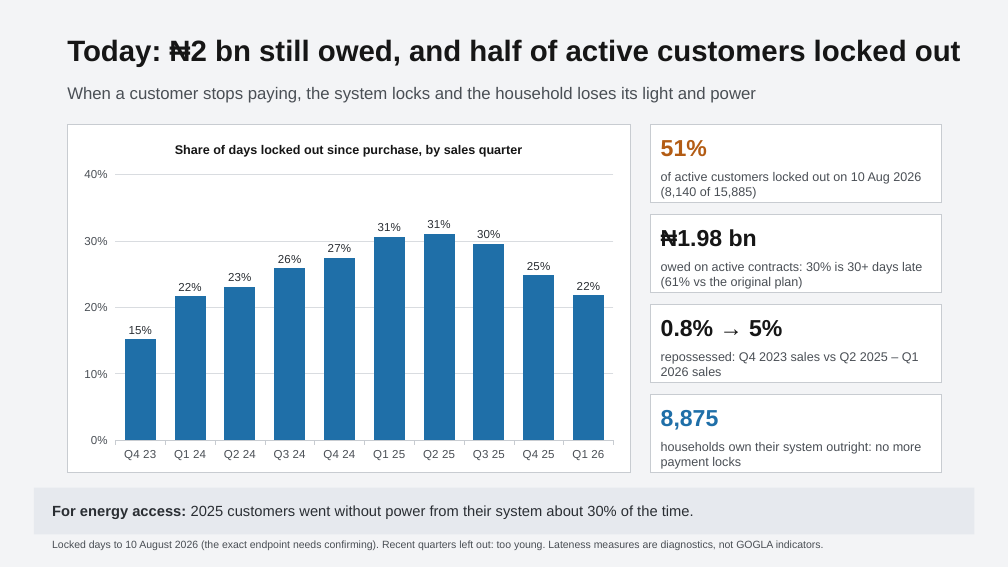
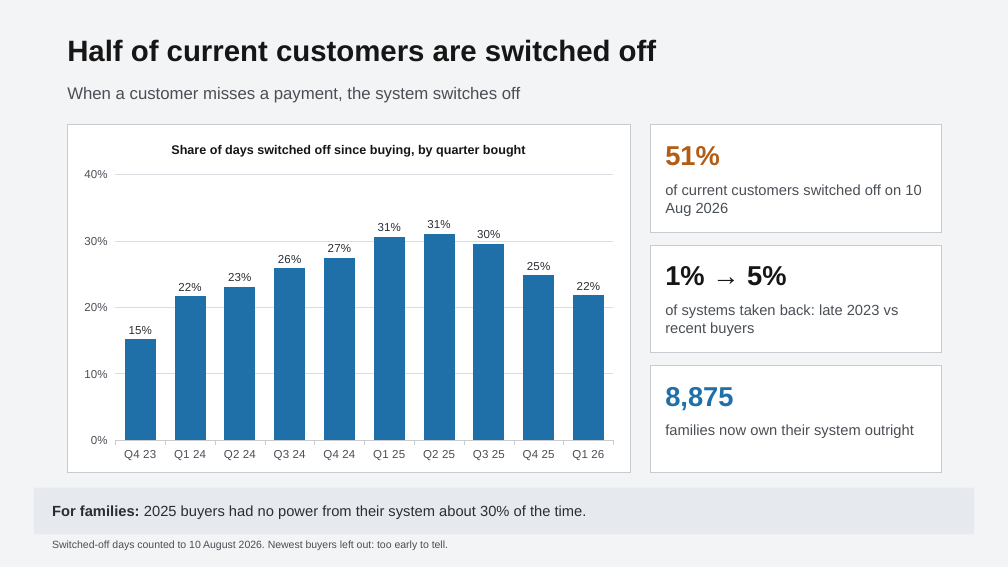
Before and after one commit to chilalaabubakar/EDA, a slide deck: slide 7 of case_study_5_paygo/Case_5_-_Decision_Briefing.pptx. Drawn at 1008x567 pixels with LibreOffice and Linux fonts; fonts in the diff are those of the drawing. Boxes give left, top, right and bottom in pixels: in the first picture for what was removed or moved away, otherwise in the second. Text is boxed around its words. In the diff, an @@ line names an element or a change of style, - is before the commit and + after.

```diff
--- a/case_study_5_paygo/Case_5_-_Decision_Briefing.pptx
+++ b/case_study_5_paygo/Case_5_-_Decision_Briefing.pptx
@@ text at (67,39,656,62): text changed @@
-Today: ₦2 bn still owed, and half of active customers locked out
+Half of current customers are switched off
@@ text at (67,87,520,103): text changed @@
-When a customer stops paying, the system locks and the household loses its light and power
+When a customer misses a payment, the system switches off
@@ column chart at (73,129,625,468) @@
@@ title "Share of days locked out since purchase, by sales quarter" to "Share of days switched off since buying, by quarter bought" @@
@@ rectangle: place and size @@
-rectangle at (650,125,941,203)
+rectangle at (650,125,941,232)
@@ text "51%" at (665,146,720,166): size 22 to 26 pt @@
@@ text at (665,184,921,216): text changed; size 12 to 14 pt @@
-of active customers locked out on 10 Aug 2026 (8,140 of 15,885)
+of current customers switched off on 10 Aug 2026
@@ rectangle removed at (650,215,941,293) @@
@@ rectangle: place and size @@
-rectangle at (650,305,941,383)
+rectangle at (650,245,941,352)
@@ text removed at (661,262,922,289) @@
-owed on active contracts: 30% is 30+ days late (61% vs the original plan)
@@ text at (665,266,786,286): text changed; size 22 to 26 pt @@
-₦1.98 bn
+1% → 5%
@@ text removed at (661,320,782,337) @@
-0.8% → 5%
@@ text added at (665,304,899,336), 14 pt, text #4A4F55 @@
+of systems taken back: late 2023 vs recent buyers
@@ text removed at (661,352,919,376) @@
-repossessed: Q4 2023 sales vs Q2 2025 – Q1 2026 sales
@@ rectangle: place and size @@
-rectangle at (650,395,941,473)
+rectangle at (650,365,941,473)
@@ text "8,875" at (665,387,733,410): size 22 to 26 pt @@
@@ text "8,875": place and size @@
-text "8,875" at (661,410,719,430)
+text "8,875" at (665,387,733,410)
@@ text at (665,424,914,438): text changed; size 12 to 14 pt @@
-households own their system outright: no more payment locks
+families now own their system outright
@@ text at (52,505,587,519): text changed @@
-For energy access: 2025 customers went without power from their system about 30% of the time.
+For families: 2025 buyers had no power from their system about 30% of the time.
@@ text at (52,540,448,550): text changed @@
-Locked days to 10 August 2026 (the exact endpoint needs confirming). Recent quarters left out: too young. Lateness measures are diagnostics, not GOGLA indicators.
+Switched-off days counted to 10 August 2026. Newest buyers left out: too early to tell.
```
Also in this commit, not shown: 8 other slides changed.
